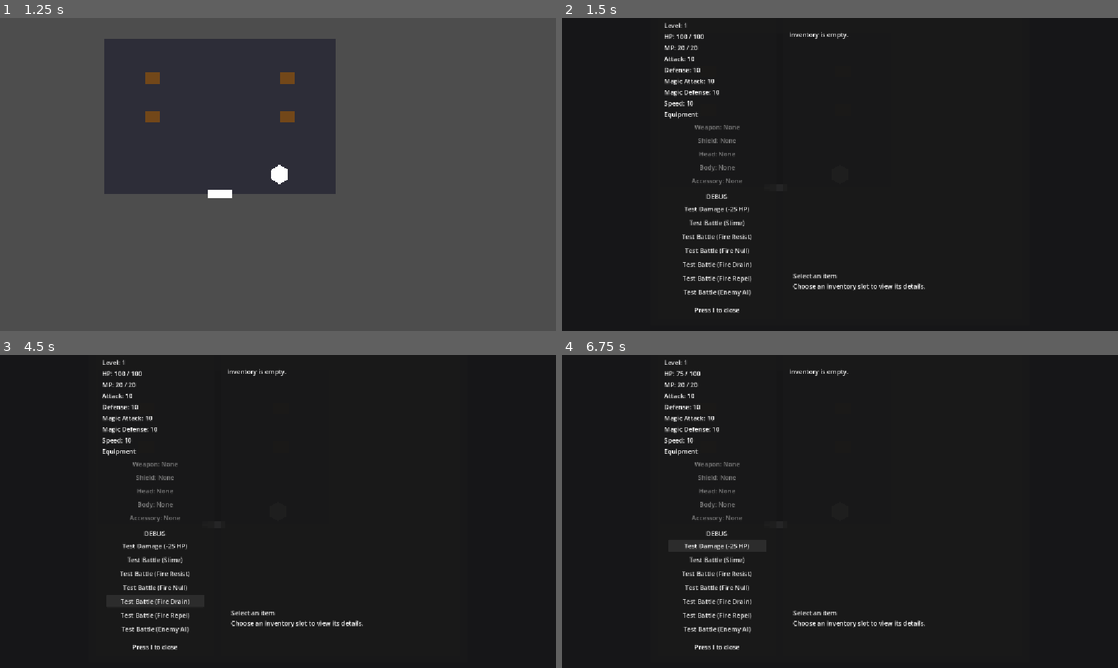
Above: before the commit, frames 1-4 (two rows, left to right).
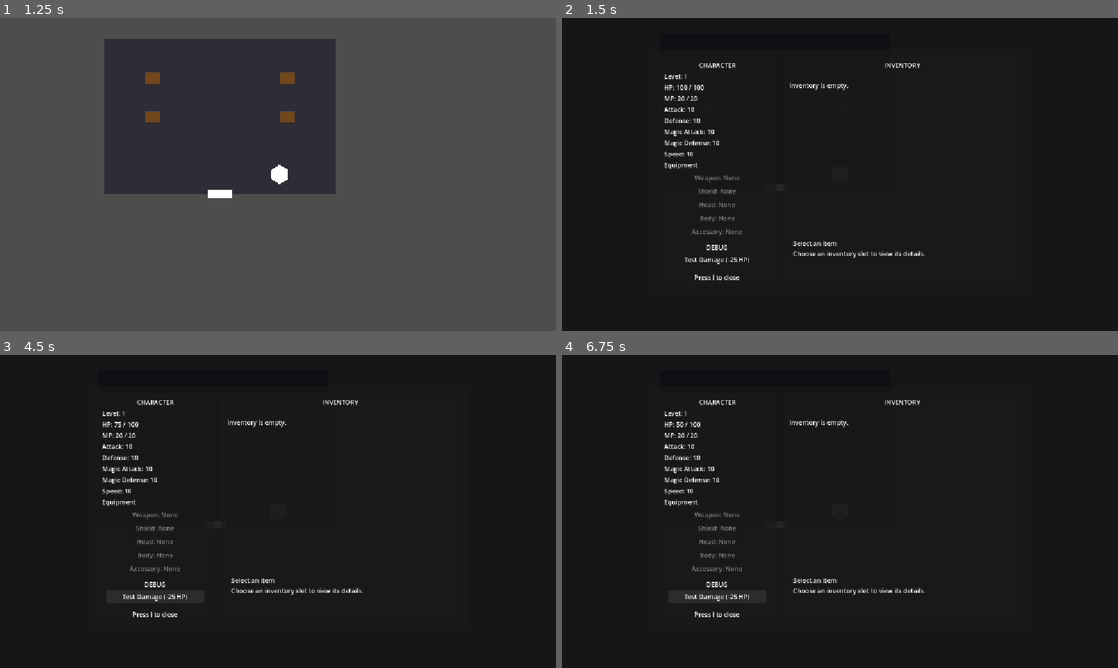
Above: after the commit, the same moments.

Repository: salexume94-pixel/Scripts
Game: Godot game, scene res://scenes/World.tscn
Two runs of this game, one before a commit and one after it. Both use one fixed random seed, a clock stepped at 60 frames per second and the inputs below.
Inputs (mouse positions are in pixels of both pictures, inside the frame that each line leads up to):
- Up to frame 1 (1.25 s): tap Enter at 0.5 s; hold Right (ui_right) from 0.53 s (still down); tap E at 0.6 s
- Up to frame 2 (1.5 s): release Right (ui_right) at 1.28 s; hold Down (ui_down) from 1.28 s (still down); tap I at 1.35 s
- Up to frame 3 (4.5 s): release Down (ui_down) at 2 s; click (155, 558) at 2 s, where only the run before the commit has a clickable "Test Battle (Slime)"; click (155, 574) at 2.75 s, where only the run before the commit has a clickable "Test Battle (Fire Resist)"; click (155, 586) at 3.5 s, where only the run before the commit has a clickable "Test Battle (Fire Null)"; click (155, 602) at 4.25 s, where only the run before the commit has a clickable "Test Battle (Fire Drain)"
- Up to frame 4 (6.75 s): click (717, 614) at 5 s, where only the run before the commit has a clickable "Test Battle (Fire Repel)"; click (717, 627) at 5.75 s, where only the run before the commit has a clickable "Test Battle (Enemy AI)"; click "Test Damage (-25 HP)" at 6.5 s

Frame 1 is identical in both runs. In frame 2, 3.7% of the frame differs, in the area x 18-66%, y 1-95%; in frame 3, 3.7%; in frame 4, 3.8%.

Commit message:
Remove enemy battle selector controls from HUD

Diff:
--- a/ui/InventoryCharacterHUD.tscn
+++ b/ui/InventoryCharacterHUD.tscn
@@ -135,30 +135,6 @@
 layout_mode = 2
 text = "Test Damage (-25 HP)"
 
-[node name="TestBattleButton" type="Button" parent="Screen/Panel/Margin/Columns/CharacterPanel/CharacterMargin/CharacterVBox/DebugPanel/DebugMargin/DebugVBox"]
-layout_mode = 2
-text = "Test Battle (Slime)"
-
-[node name="TestResistBattleButton" type="Button" parent="Screen/Panel/Margin/Columns/CharacterPanel/CharacterMargin/CharacterVBox/DebugPanel/DebugMargin/DebugVBox"]
-layout_mode = 2
-text = "Test Battle (Fire Resist)"
-
-[node name="TestNullBattleButton" type="Button" parent="Screen/Panel/Margin/Columns/CharacterPanel/CharacterMargin/CharacterVBox/DebugPanel/DebugMargin/DebugVBox"]
-layout_mode = 2
-text = "Test Battle (Fire Null)"
-
-[node name="TestDrainBattleButton" type="Button" parent="Screen/Panel/Margin/Columns/CharacterPanel/CharacterMargin/CharacterVBox/DebugPanel/DebugMargin/DebugVBox"]
-layout_mode = 2
-text = "Test Battle (Fire Drain)"
-
-[node name="TestRepelBattleButton" type="Button" parent="Screen/Panel/Margin/Columns/CharacterPanel/CharacterMargin/CharacterVBox/DebugPanel/DebugMargin/DebugVBox"]
-layout_mode = 2
-text = "Test Battle (Fire Repel)"
-
-[node name="TestAIBattleButton" type="Button" parent="Screen/Panel/Margin/Columns/CharacterPanel/CharacterMargin/CharacterVBox/DebugPanel/DebugMargin/DebugVBox"]
-layout_mode = 2
-text = "Test Battle (Enemy AI)"
-
 [node name="Spacer" type="Control" parent="Screen/Panel/Margin/Columns/CharacterPanel/CharacterMargin/CharacterVBox"]
 layout_mode = 2
 size_flags_vertical = 3
